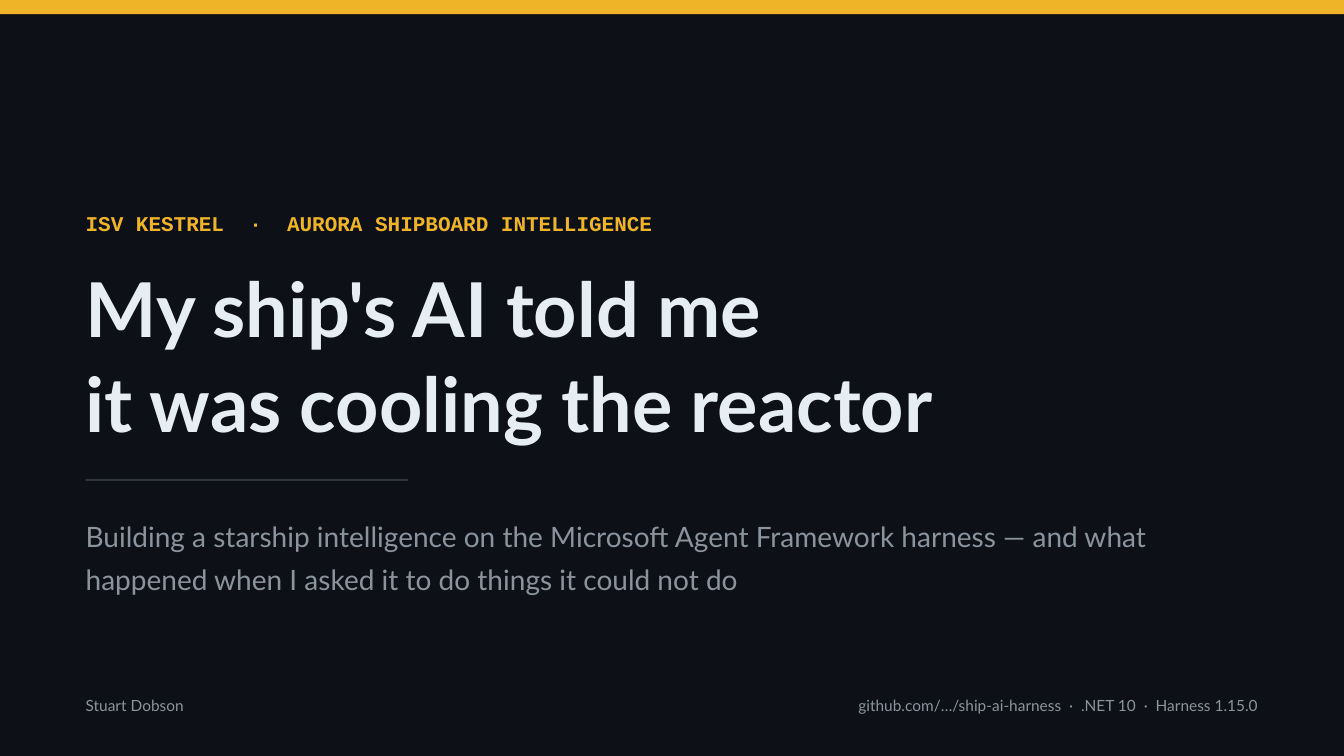
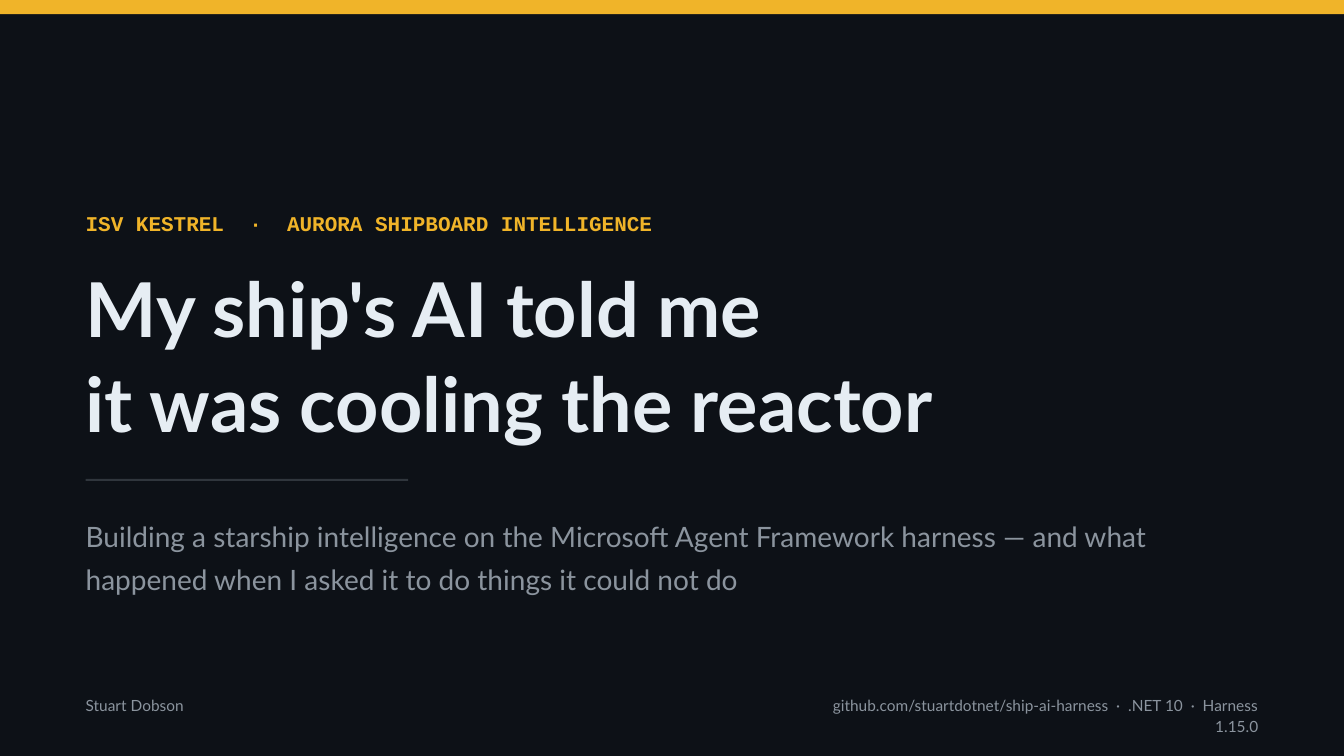
Before and after one commit to stuartdotnet/ship-ai-harness, a slide deck: slide 1 of docs/talk/ship-ai-harness-talk.pptx. Drawn at 1344x756 pixels with LibreOffice and Linux fonts; fonts in the diff are those of the drawing. Boxes give left, top, right and bottom in pixels: in the first picture for what was removed or moved away, otherwise in the second. Text is boxed around its words. In the diff, an @@ line names an element or a change of style, - is before the commit and + after.

```diff
--- a/docs/talk/ship-ai-harness-talk.pptx
+++ b/docs/talk/ship-ai-harness-talk.pptx
@@ text at (833, 699, 1258, 732): text changed @@
-github.com/…/ship-ai-harness · .NET 10 · Harness 1.15.0
+github.com/stuartdotnet/ship-ai-harness · .NET 10 · Harness 1.15.0
```
Also in this commit, not shown: 5 other slides changed, 17 other files.
